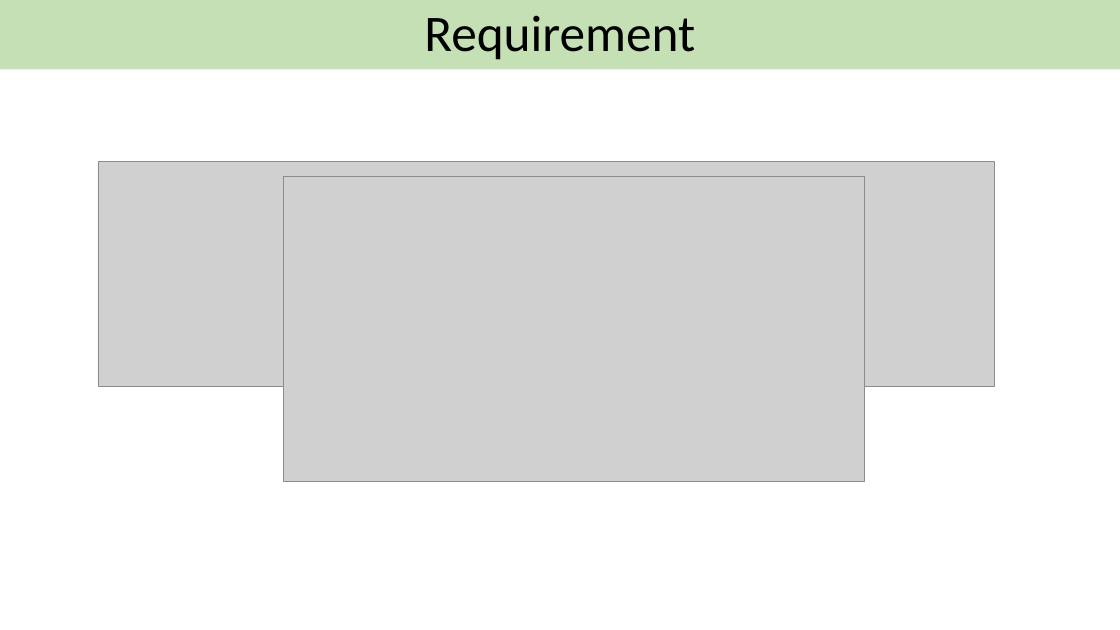
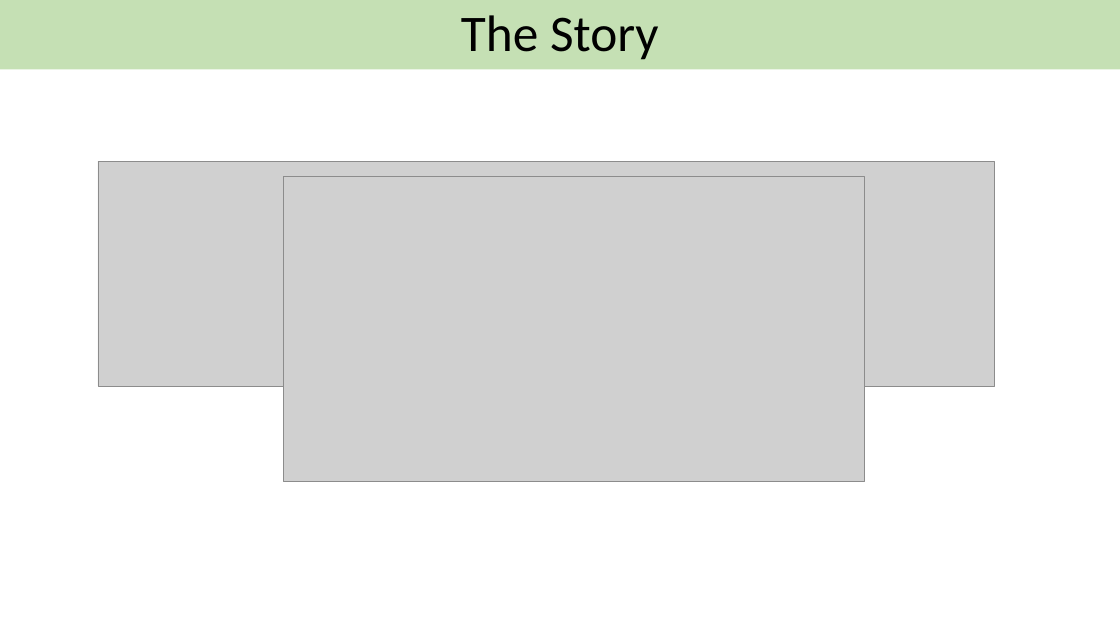
Before and after one commit to DavidBetteridge/ElasticSearchTalk, a slide deck: slide 3 of Elastic Search Talk.pptx. Drawn at 1120x630 pixels with LibreOffice and Linux fonts; fonts in the diff are those of the drawing; grey boxes stand for pictures; background and template pictures are left out. Boxes give left, top, right and bottom in pixels: in the first picture for what was removed or moved away, otherwise in the second. Text is boxed around its words. In the diff, an @@ line names an element or a change of style, - is before the commit and + after.

```diff
--- a/Elastic Search Talk.pptx
+++ b/Elastic Search Talk.pptx
@@ title at (461,15,659,60): text changed @@
-Requirement
+The Story
```
Also in this commit, not shown: 31 other files.
